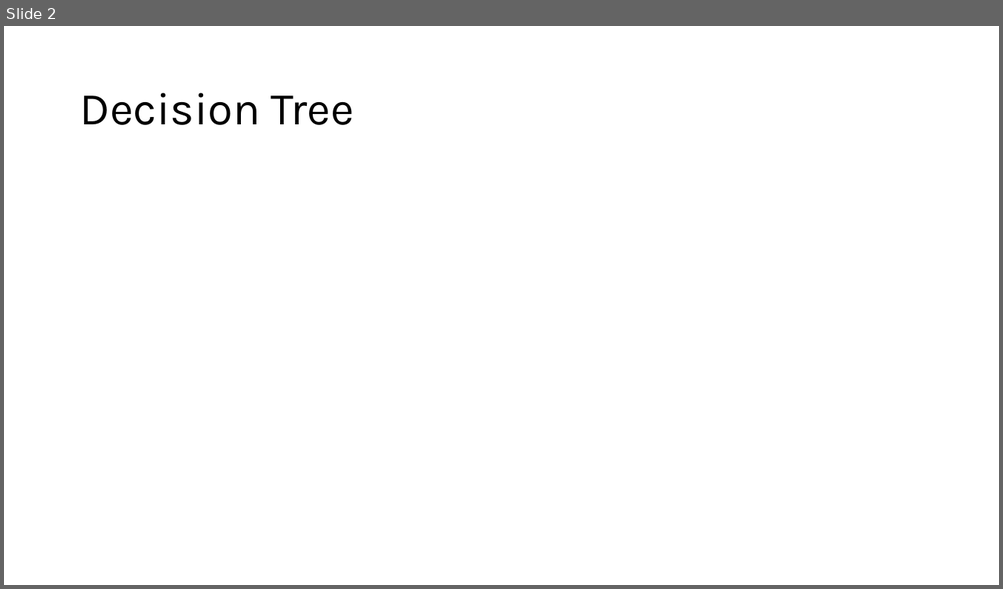
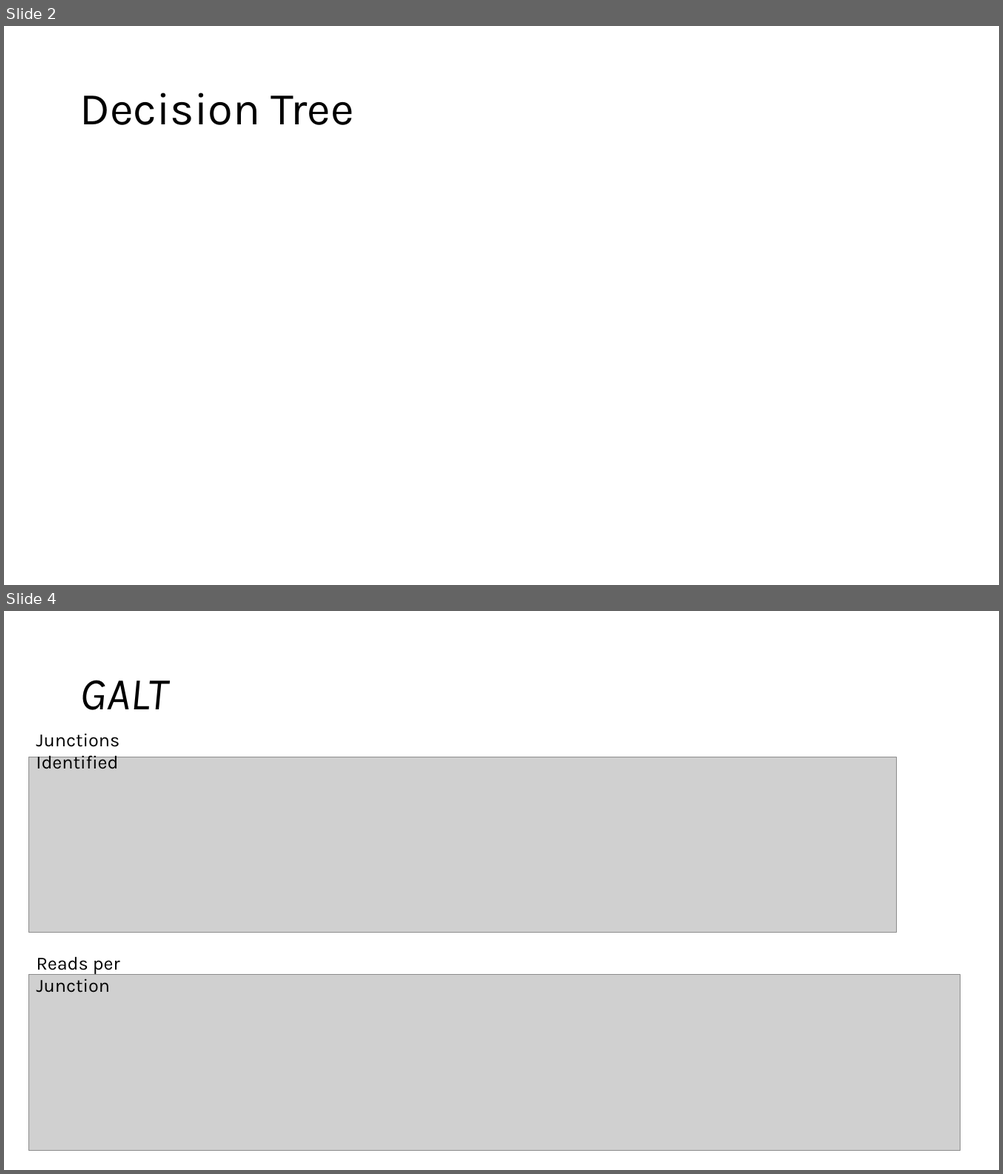
Before and after one commit to frontier-genomics/splicing_event_annotations, a slide deck: docs/splice-event-annotation.pptx. Shown one above the other, each under a label of ours: slide 2 before the commit, slides 2 and 4 after it; the slides between them are not shown. The pictures are 1003x589 and 1003x1174 pixels, drawn with LibreOffice and Linux fonts; fonts in the diff are those of the drawing; grey boxes stand for pictures. Boxes give left, top, right and bottom in pixels: in the first picture for what was removed or moved away, otherwise in the second. Text is boxed around its words. In the diff, an @@ line names an element or a change of style, - is before the commit and + after.

```diff
--- a/docs/splice-event-annotation.pptx
+++ b/docs/splice-event-annotation.pptx
@@ slide 4 added at (4,611,999,1170), background #FFFFFF @@
@@ title added at (79,680,168,710), 44 pt, text #000000, italic @@
+GALT
@@ text added at (36,733,119,769), 18 pt, text #000000 @@
+Junctions Identified
@@ picture added at (28,758,896,934) @@
@@ text added at (37,957,120,993), 18 pt, text #000000 @@
+Reads per Junction
@@ picture added at (28,975,960,1151) @@
```
Also in this commit, not shown: 4 other slides added, 1 other file.
